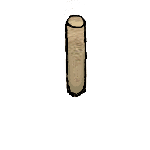
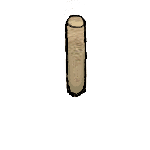
Layers edited between the first and the second 150px x 150px image:
painted on "Buffer arrastado #10" over [67, 22, 84, 29]
